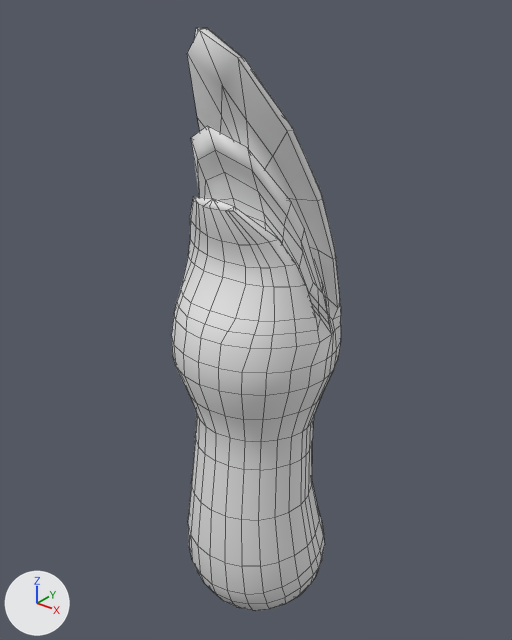
Two versions of the FBX model VR-Experiment/Assets/VR-Experiment/Products/Models/Orion/LowPoly/toy1_LP.fbx, one commit apart.
Rendered twice from a camera (50 mm lens) standing at (0.374, -0.448, 0.446) and looking at (-0.011, 0.033, 0.148). Lighting does not change. The marker at lower left points along +X, +Y and +Z. Mesh edges are drawn as thin lines. Where no turn or scale is listed for an object, it has been applied to the vertices.

In view in the first picture: '552496 v0 low'.
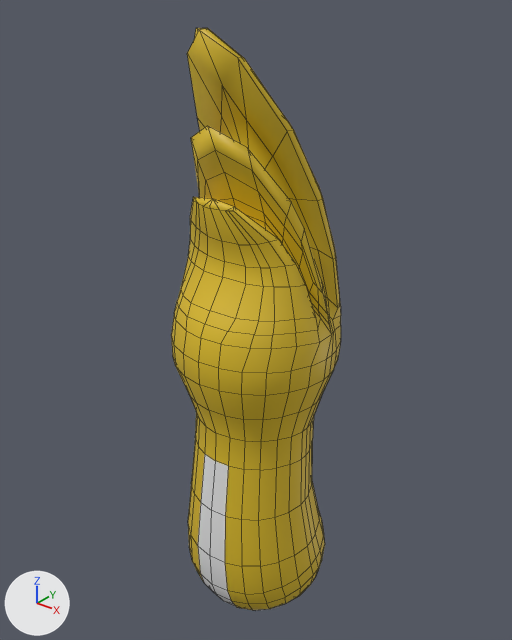
The change, as a list of edits to the scene's bpy script:
```text
Add mat_gold:
    mat_gold = principled_material('gold')
    mat_gold.base_color = (0.8, 0.8, 0.8)  # white #e7e7e7
    mat_gold.roughness = 0.4
Add mat_senf:
    mat_senf = principled_material('senf')
    mat_senf.base_color = (0.714, 0.496, 0.0186)  # yellow #dcbb25
Change me_circle_002:
    where me_circle_002.from_pydata(...)  # 717 vertices, 726 faces; spans x -0.079..0.08, y -0.061..0.101, z -0.186..0.412
    used by ob_552496_v0_low; location = (0.0, 0.0, 0.0)
    me_circle_002 part 1: 536 of the faces centred in x -0.079..0.079, y -0.059..0.099, z -0.146..0.412 switch from no material to mat_senf (yellow #dcbb25)
    add me_circle_002.materials.append(mat_gold)  # white #e7e7e7
```

Boxes (x1, y1, x2, y2) around the edits, measured in the pictures (512 x 640 px):
part 1 of me_circle_002, recoloured (white to yellow): (171, 28, 341, 610) in both
